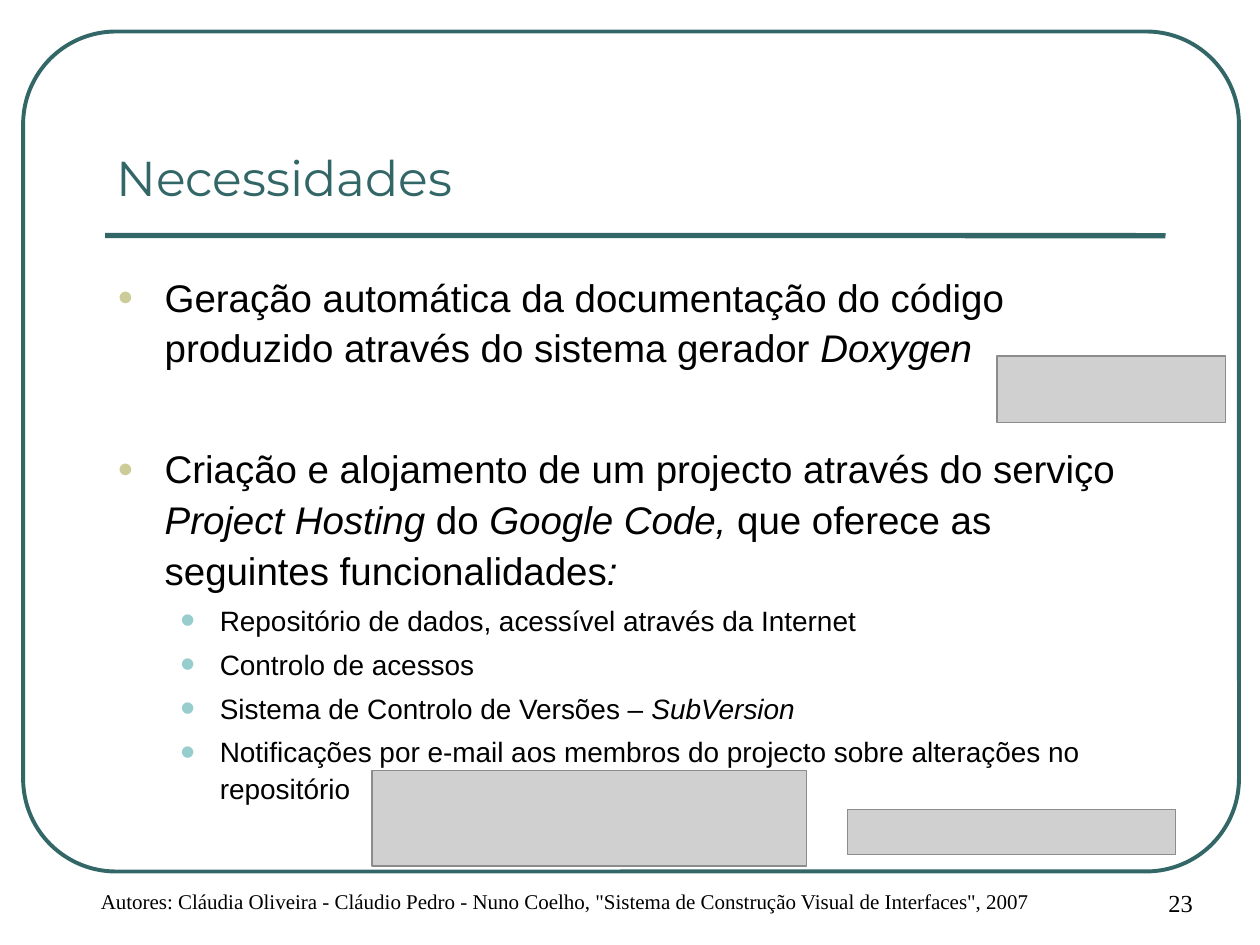
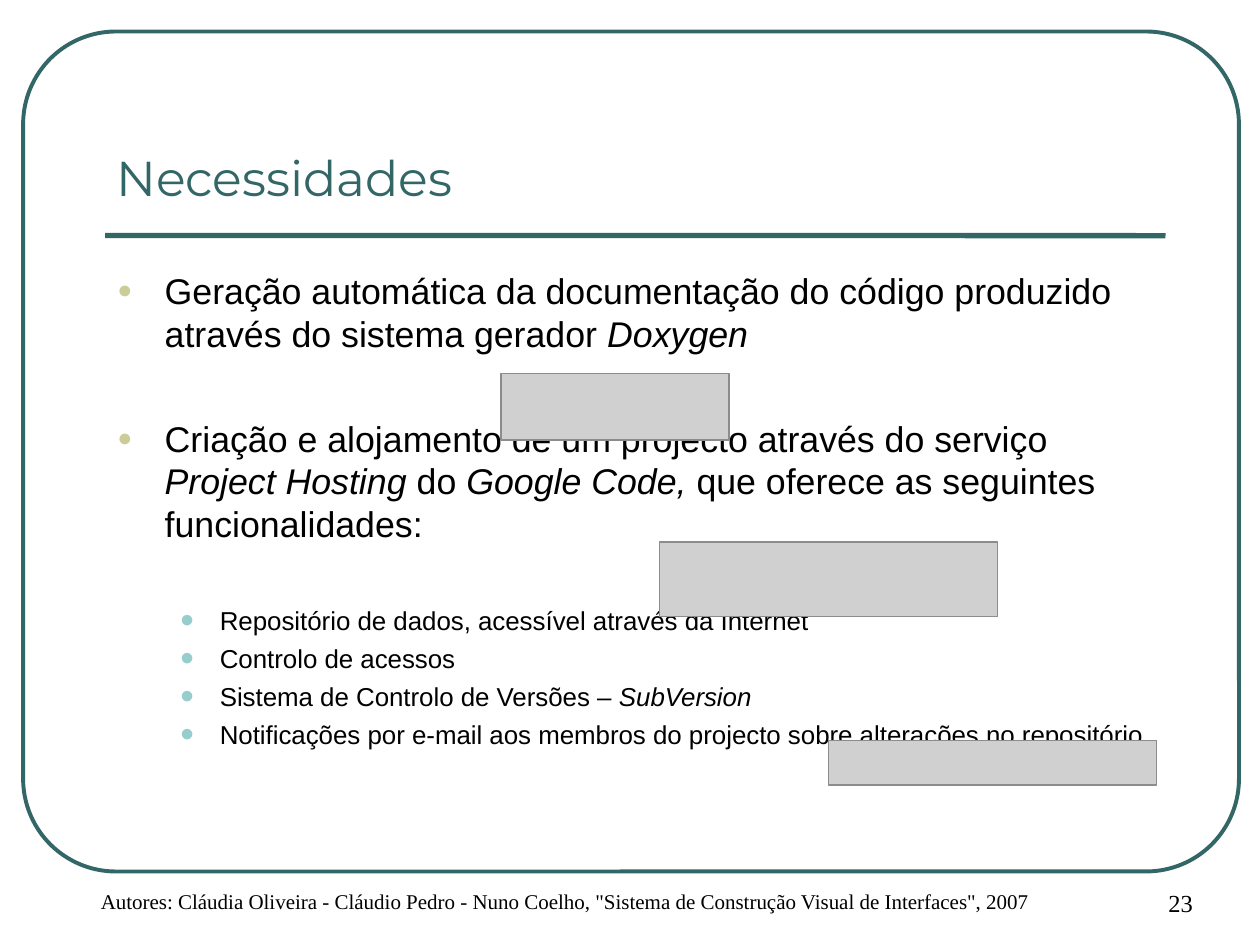
Before and after one commit to cpedro84/qooxdooguibuilder, a slide deck: slide 23 of apresentacao/Apresentação de Projecto.ppt. Drawn at 1260x945 pixels with LibreOffice and Linux fonts; fonts in the diff are those of the drawing; grey boxes stand for pictures; background and template pictures are left out. Boxes give left, top, right and bottom in pixels: in the first picture for what was removed or moved away, otherwise in the second. Text is boxed around its words. In the diff, an @@ line names an element or a change of style, - is before the commit and + after.

```diff
--- a/apresentacao/Apresentação de Projecto.ppt
+++ b/apresentacao/Apresentação de Projecto.ppt
@@ text "Geração automática da documentação do ..." at [165,277,1143,750]: size 22 to 20.4 pt in "Geração automática da documentação do código produzido ...", "Criação e alojamento de um projecto através ..."; italic off in "funcionalidades:"; size 16 to 14.8 pt in "Repositório de dados, acessível através da Internet", "Controlo de acessos", "Sistema de Controlo de Versões – SubVersion", "Notificações por e-mail aos membros do projecto ..."; line spacing 1.1 to 1 @@
@@ picture: place and size @@
-picture at [997,355,1225,422]
+picture at [501,373,730,440]
@@ picture: place and size @@
-picture at [372,770,806,866]
+picture at [660,542,998,616]
@@ picture: place and size @@
-picture at [848,810,1176,854]
+picture at [828,741,1155,785]
```
Also in this commit, not shown: 8 other slides changed.
